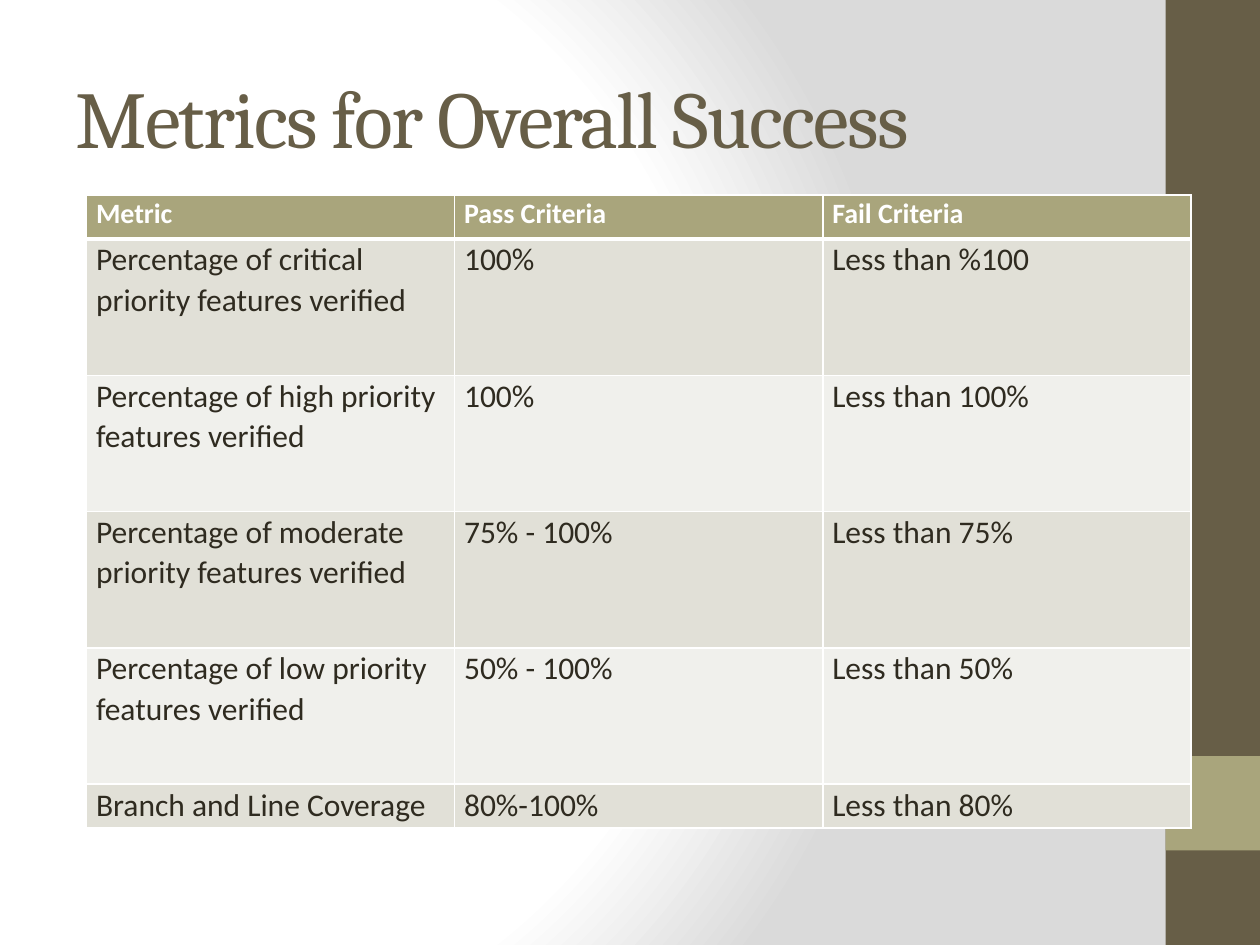
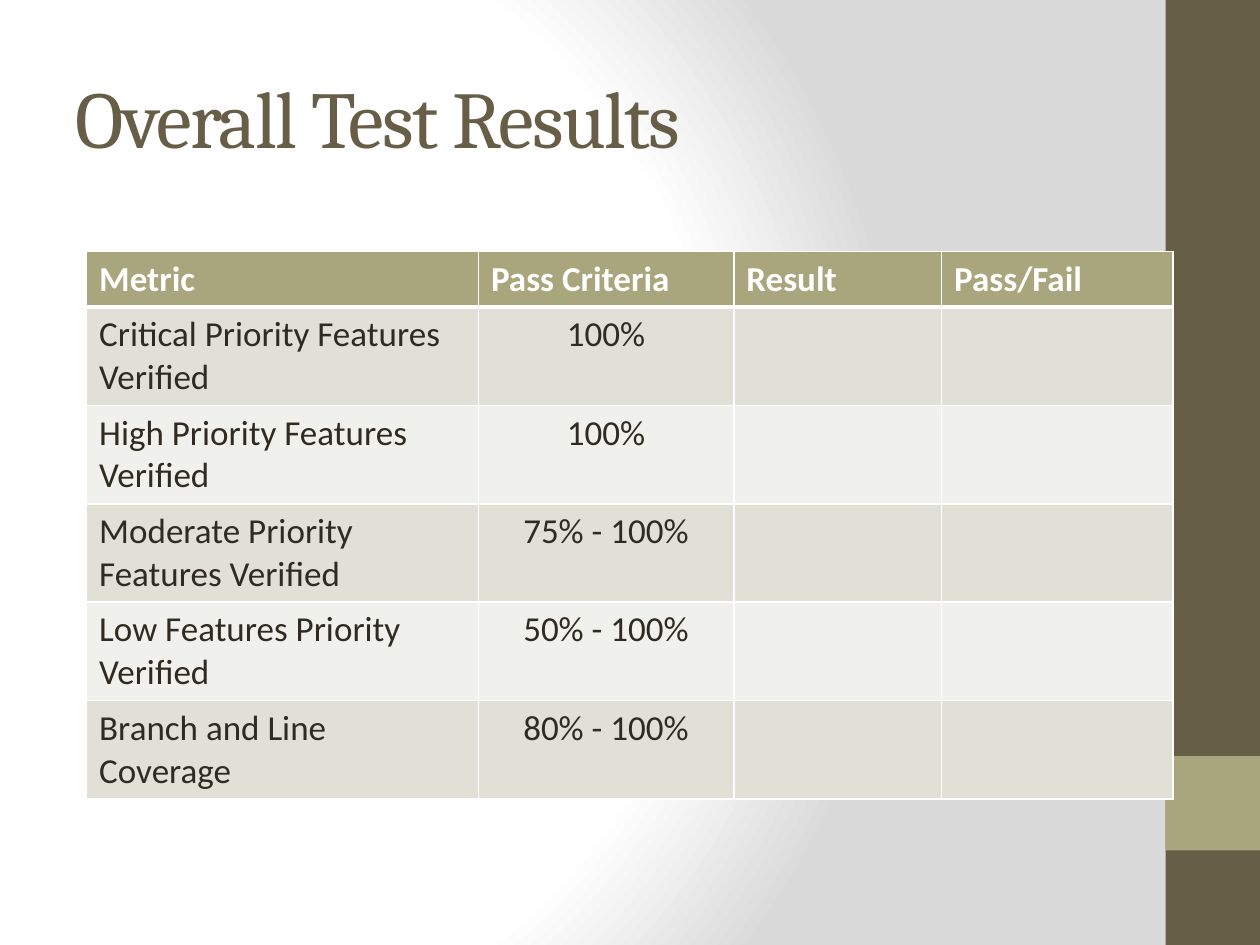
Before and after one commit to qpHalcy0n/SRDesign, a slide deck: slide 31 of Final Presentation/Ink3d Final Presentation.pptx. Drawn at 1260x945 pixels with LibreOffice and Linux fonts; fonts in the diff are those of the drawing. Boxes give left, top, right and bottom in pixels: in the first picture for what was removed or moved away, otherwise in the second. Text is boxed around its words. In the diff, an @@ line names an element or a change of style, - is before the commit and + after.

Commit message:
updated presentation

```diff
--- a/Final Presentation/Ink3d Final Presentation.pptx
+++ b/Final Presentation/Ink3d Final Presentation.pptx
@@ title at (76, 92, 680, 149): text changed @@
-Metrics for Overall Success
+Overall Test Results
@@ table at (87, 252, 1174, 793) @@
-column 1: Metric | Percentage of critical priority features verified | Percentage of high priority features verified | Percentage of moderate priority features verified | Percentage of low priority features verified | Branch and Line Coverage
-column 2: Pass Criteria | 100% | 100% | 75% - 100% | 50% - 100% | 80%-100%
-column 3: Fail Criteria | Less than %100 | Less than 100% | Less than 75% | Less than 50% | Less than 80%
+column 1: Metric | Critical Priority Features Verified | High Priority Features Verified | Moderate Priority Features Verified | Low Features Priority Verified | Branch and Line Coverage
+column 2: Pass Criteria | 100% | 100% | 75% - 100% | 50% - 100% | 80% - 100%
+column 3: Result |  |  |  |  | 
+column 4: Pass/Fail |  |  |  |  | 
@@ table: place and size @@
-table at (87, 195, 1191, 828)
+table at (87, 252, 1174, 793)
```
Also in this commit, not shown: 1 other slide changed, 6 slides added, 3 slides removed, 7 other files.
